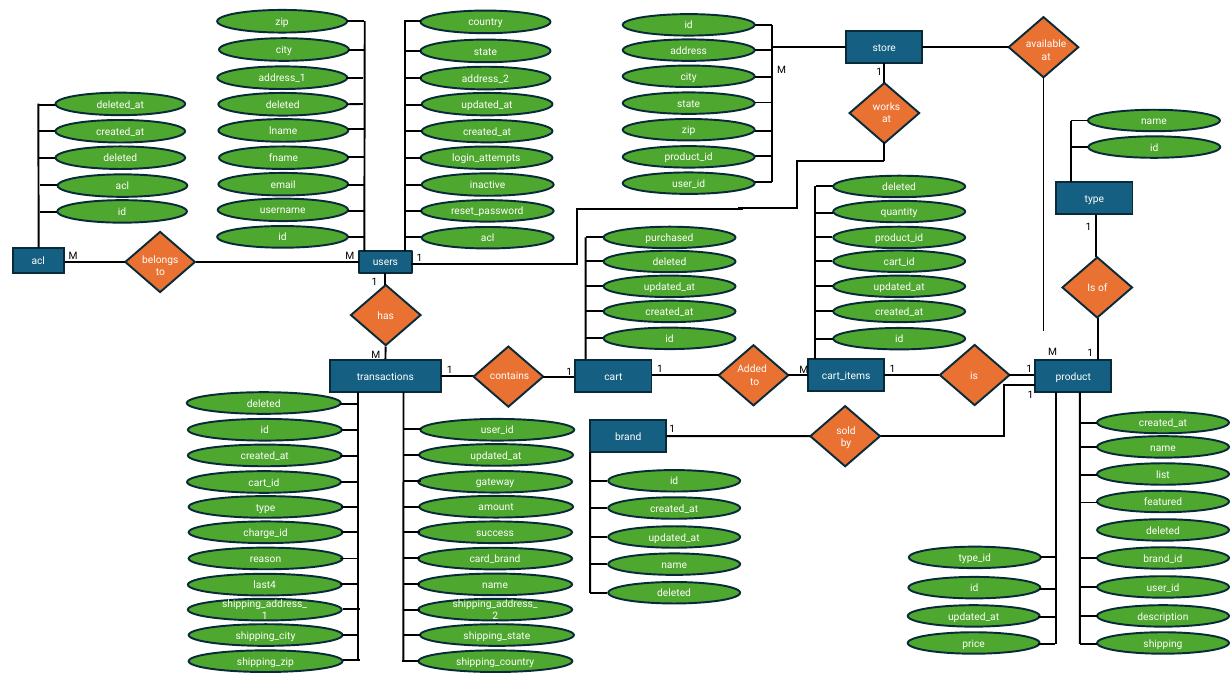
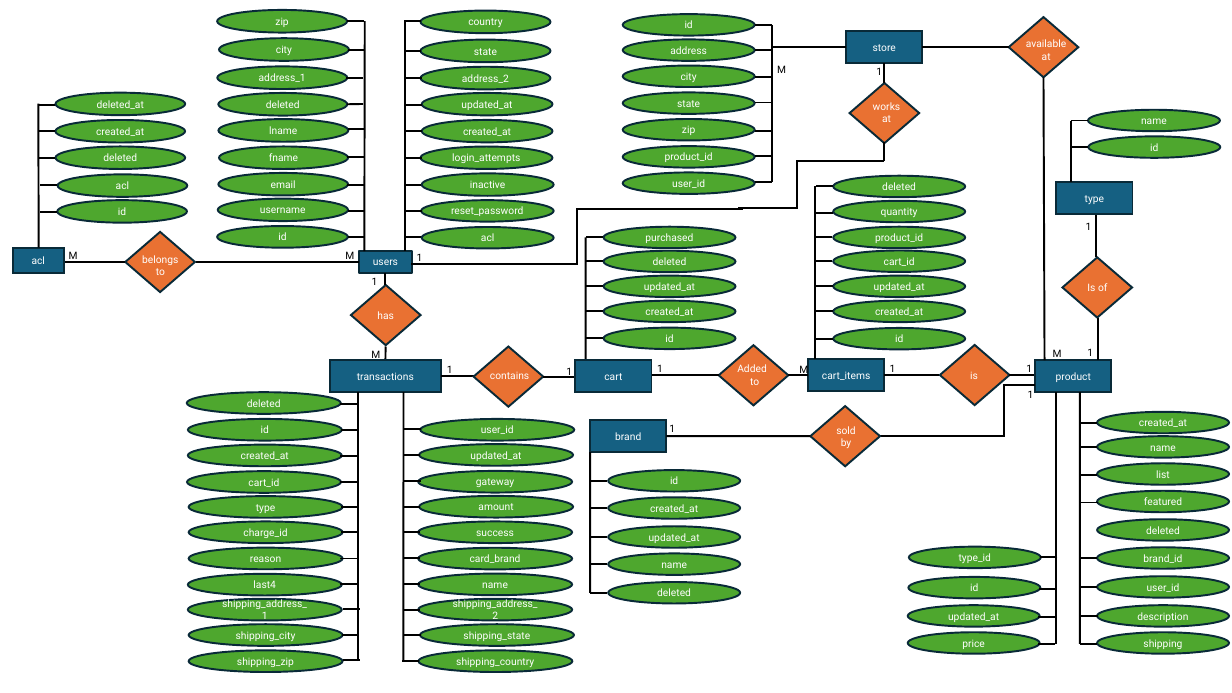
Before and after one commit to chapmancbVCU/video-game-store, a slide deck: slide 1 of Planning/E-R Diagram.pptx. Drawn at 1232x693 pixels with LibreOffice and Linux fonts; fonts in the diff are those of the drawing. Boxes give left, top, right and bottom in pixels: in the first picture for what was removed or moved away, otherwise in the second. Text is boxed around its words. In the diff, an @@ line names an element or a change of style, - is before the commit and + after.

Commit message:
Fixed connection in drawing

```diff
--- a/Planning/E-R Diagram.pptx
+++ b/Planning/E-R Diagram.pptx
@@ line moved from (1043, 78) - (1043, 331) to (1043, 78) - (1044, 360) @@
@@ text "M" rewrapped from bbox=[1048, 347, 1057, 355] to bbox=[1053, 348, 1062, 361] @@
```
